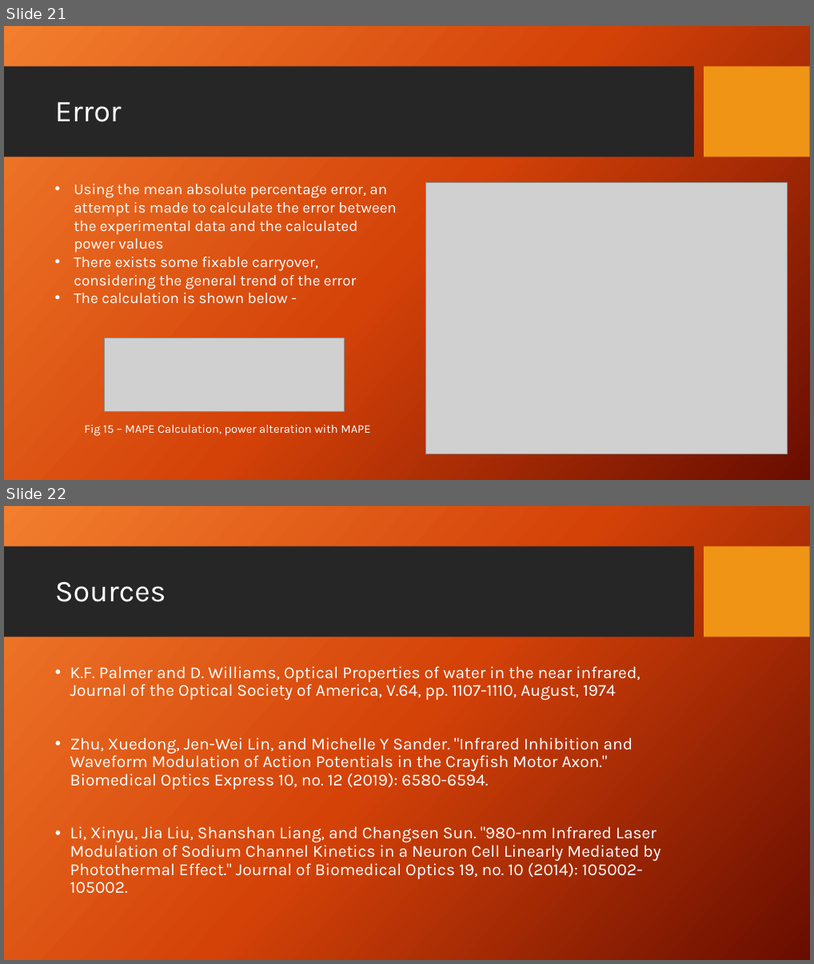
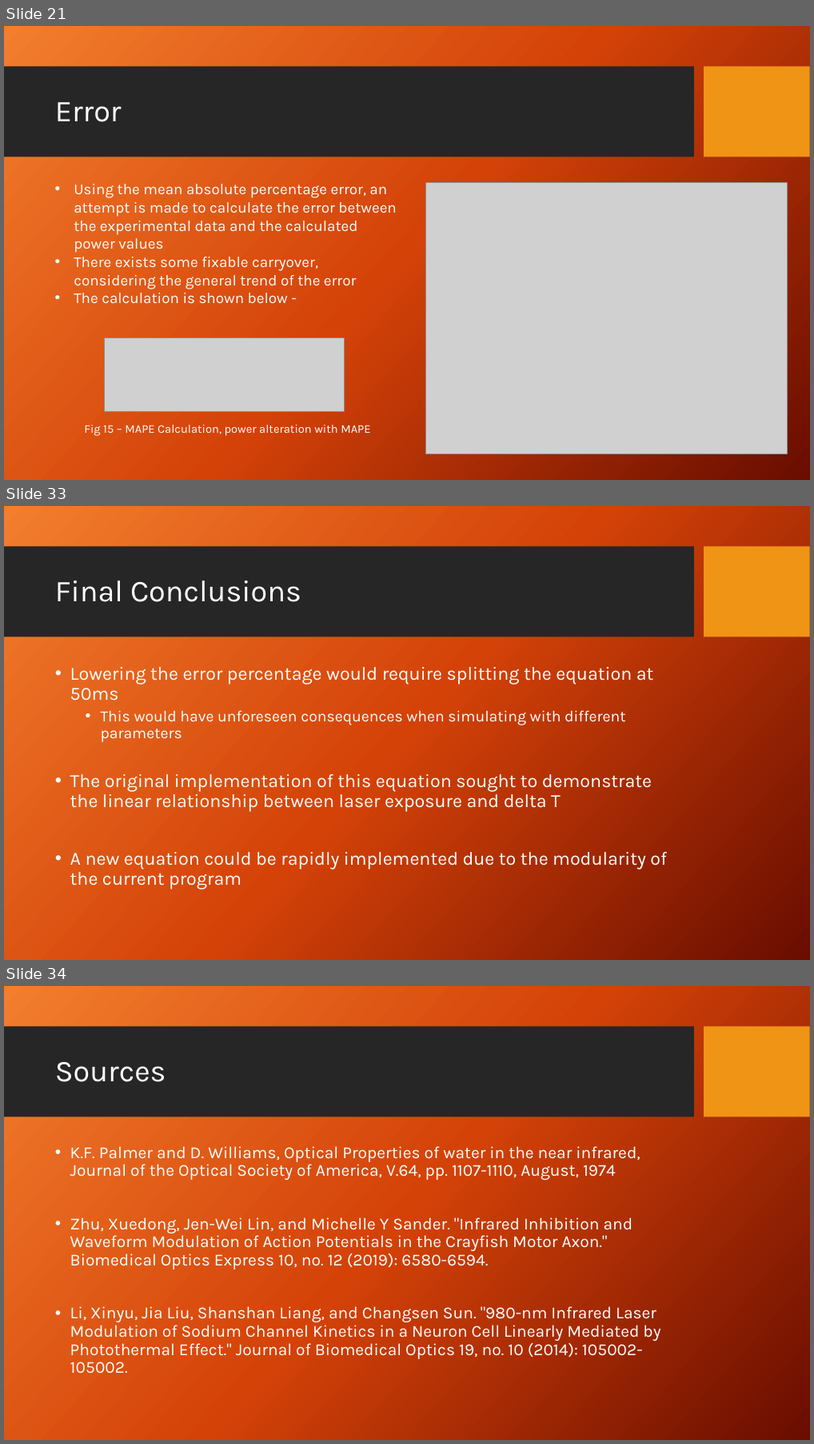
Before and after one commit to dbhatia00/NeuronSimulation, a slide deck: Presentations/Fall Updates/FallUpdate3.pptx. Shown one above the other, each under a label of ours: slides 21 and 22 before the commit, slides 21, 33 and 34 after it; the slides between them are not shown. The pictures are 814x964 and 814x1444 pixels, drawn with LibreOffice and Linux fonts; fonts in the diff are those of the drawing; grey boxes stand for pictures; background and template pictures are left out. Boxes give left, top, right and bottom in pixels: in the first picture for what was removed or moved away, otherwise in the second. Text is boxed around its words. In the diff, an @@ line names an element or a change of style, - is before the commit and + after.

```diff
--- a/Presentations/Fall Updates/FallUpdate3.pptx
+++ b/Presentations/Fall Updates/FallUpdate3.pptx
@@ slide 33 added at (4,506,810,960), background picture (left out); not listed: 2 template elements that a slide beside it also shows @@
@@ title added at (55,580,302,602), 36 pt, text #FFFFFF @@
+Final Conclusions
@@ text added at (70,667,667,888), 22.2 pt, text #FFFFFF @@
+• Lowering the error percentage would require splitting the equation at 50ms
+  • This would have unforeseen consequences when simulating with different parameters
+• The original implementation of this equation sought to demonstrate the linear relationship between laser exposure and delta T
+• A new equation could be rapidly implemented due to the modularity of the current program
@@ what was slide 22 is now slide 34 @@
```
Also in this commit, not shown: 1 slide changed, 12 other slides added, 1 other file.
